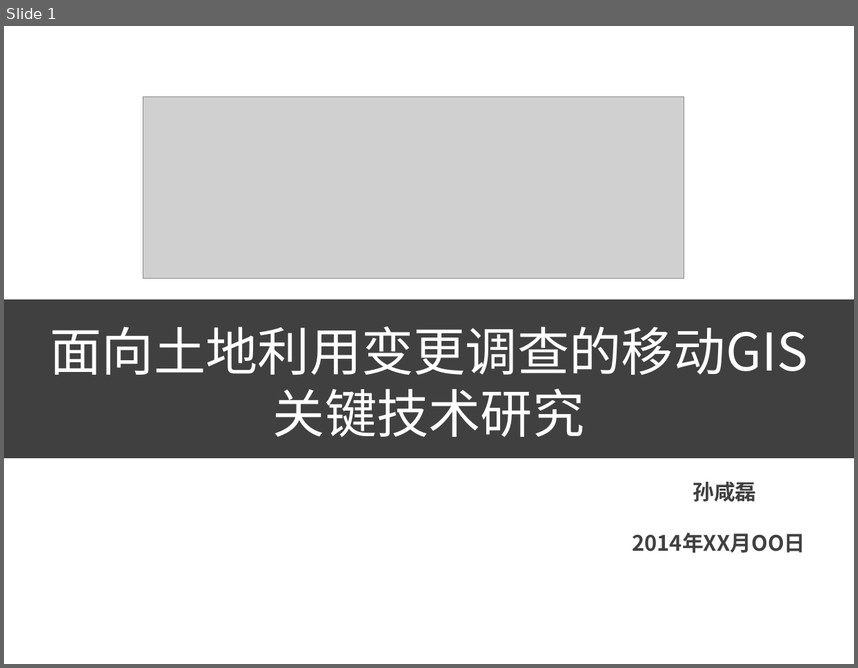
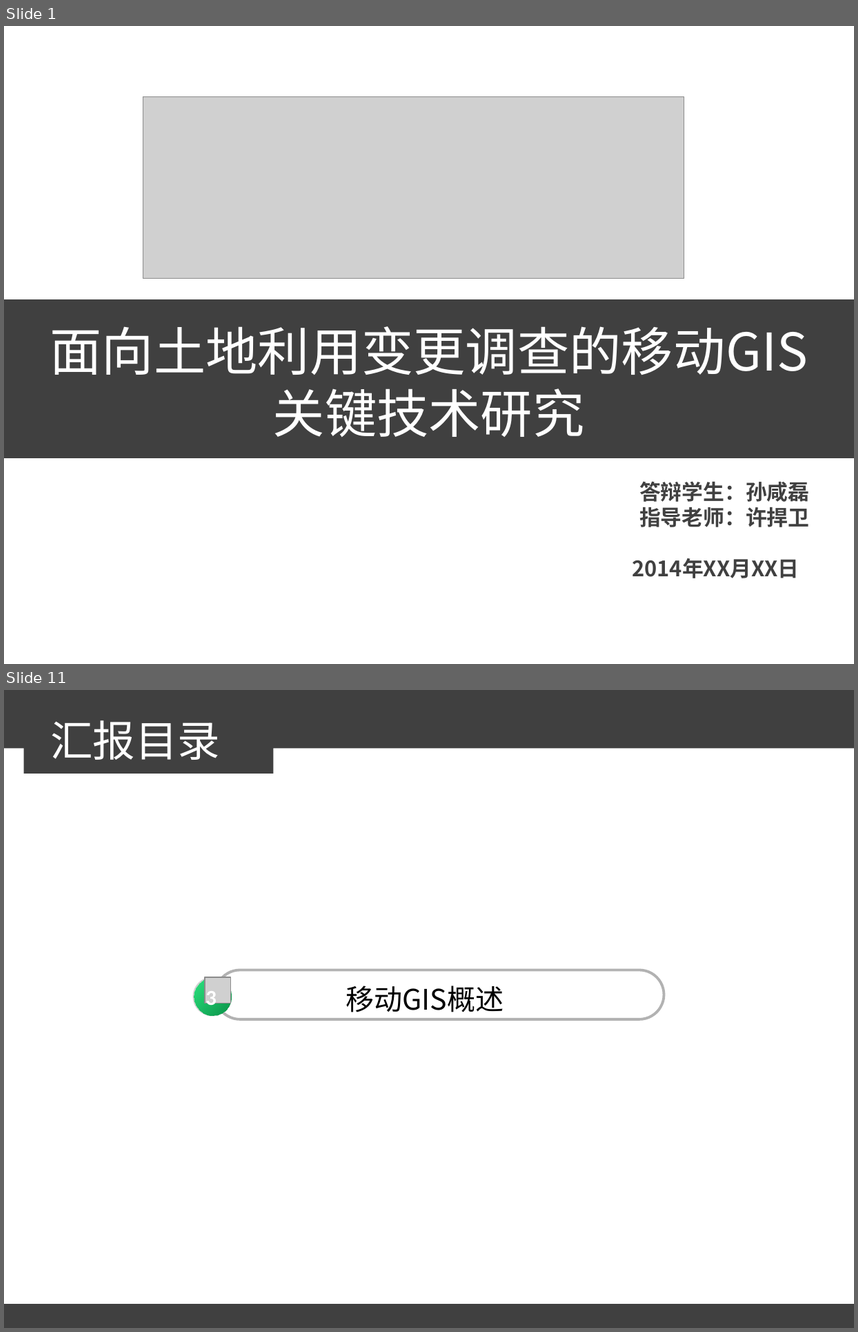
Before and after one commit to sunxianlei/MyThesis, a slide deck: 汇报答辩/论文答辩.ppt. Shown one above the other, each under a label of ours: slide 1 before the commit, slides 1 and 11 after it; the slides between them are not shown. The pictures are 858x668 and 858x1332 pixels, drawn with LibreOffice and Linux fonts; fonts in the diff are those of the drawing; grey boxes stand for pictures; background and template pictures are left out. Boxes give left, top, right and bottom in pixels: in the first picture for what was removed or moved away, otherwise in the second. Text is boxed around its words. In the diff, an @@ line names an element or a change of style, - is before the commit and + after.

```diff
--- a/汇报答辩/论文答辩.ppt
+++ b/汇报答辩/论文答辩.ppt
@@ slide 11 added at <box>4,690,854,1328</box>, background #FFFFFF @@
@@ rectangle added at <box>4,690,854,749</box>, fill #404040 @@
@@ rectangle added at <box>23,716,274,774</box>, fill #404040 @@
@@ text added at <box>50,720,220,760</box>, 36 pt, text #FFFFFF @@
+汇报目录
@@ group added at <box>193,969,664,1019</box>: 3 texts, 2 pictures, 1 rounded rectangle, 1 ellipse @@
+移动GIS概述
+3
+3
@@ rectangle added at <box>4,1304,854,1328</box>, fill #404040 @@
@@ slide 1 changed as well @@
@@ text at <box>632,481,809,578</box>: text changed @@
-孙咸磊
-2014年XX月OO日
+答辩学生：孙咸磊
+指导老师：许捍卫
+2014年XX月XX日
```
Also in this commit, not shown: 2 other slides changed, 25 other slides added, 1 slide removed.
